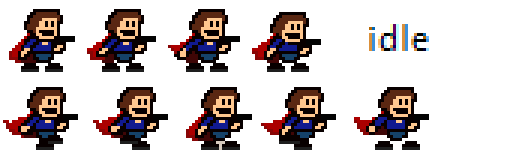
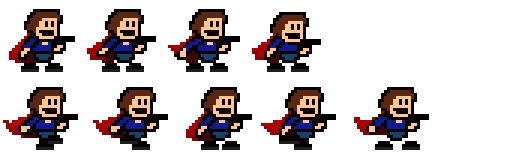
Before/after of a 522×165 layered artwork. What changed in the layer stack:
renamed "图层 1" to "图层 3", showed it, moved it above "图层 2", painted on it over <box>216,24,429,150</box>
hid "图层 2", painted on it over <box>216,24,429,150</box>
